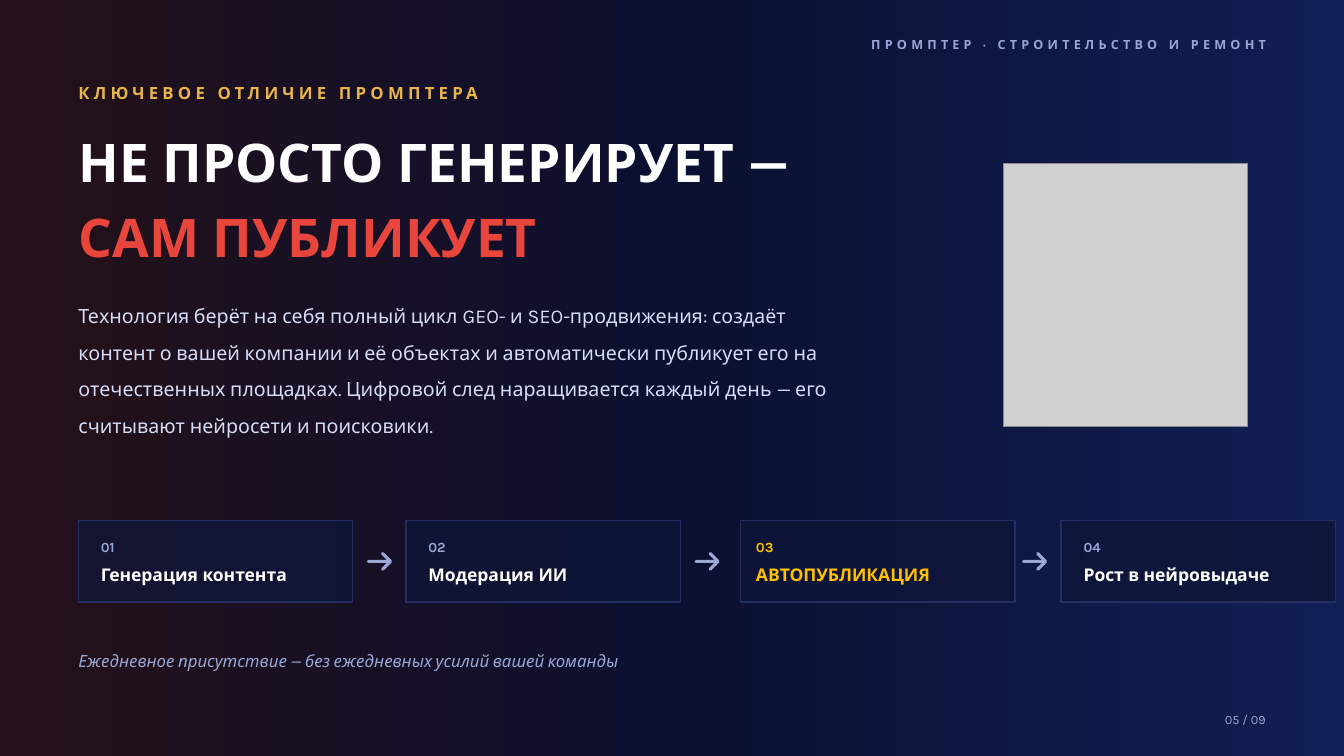
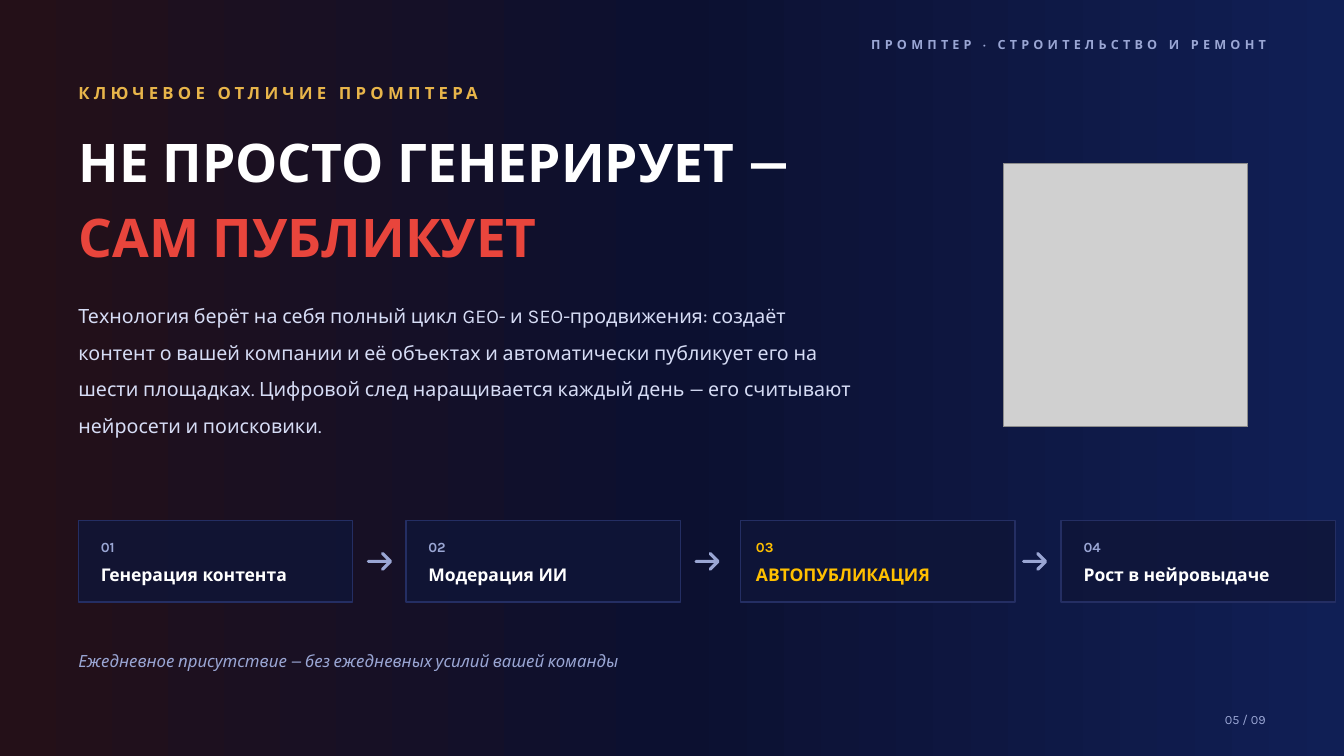
Before and after one commit to injusticebeast802-coder/taste-skill, a slide deck: slide 5 of prompter-moscow/presentation/prompter-construction.pptx. Drawn at 1344x756 pixels with LibreOffice and Linux fonts; fonts in the diff are those of the drawing; grey boxes stand for pictures. Boxes give left, top, right and bottom in pixels: in the first picture for what was removed or moved away, otherwise in the second. Text is boxed around its words. In the diff, an @@ line names an element or a change of style, - is before the commit and + after.

```diff
--- a/prompter-moscow/presentation/prompter-construction.pptx
+++ b/prompter-moscow/presentation/prompter-construction.pptx
@@ text at box(78, 308, 851, 438): text changed @@
-Технология берёт на себя полный цикл GEO- и SEO-продвижения: создаёт контент о вашей компании и её объектах и автоматически публикует его на отечественных площадках. Цифровой след наращивается каждый день — его считывают нейросети и поисковики.
+Технология берёт на себя полный цикл GEO- и SEO-продвижения: создаёт контент о вашей компании и её объектах и автоматически публикует его на шести площадках. Цифровой след наращивается каждый день — его считывают нейросети и поисковики.
```
Also in this commit, not shown: 2 other slides changed, 13 other files.
